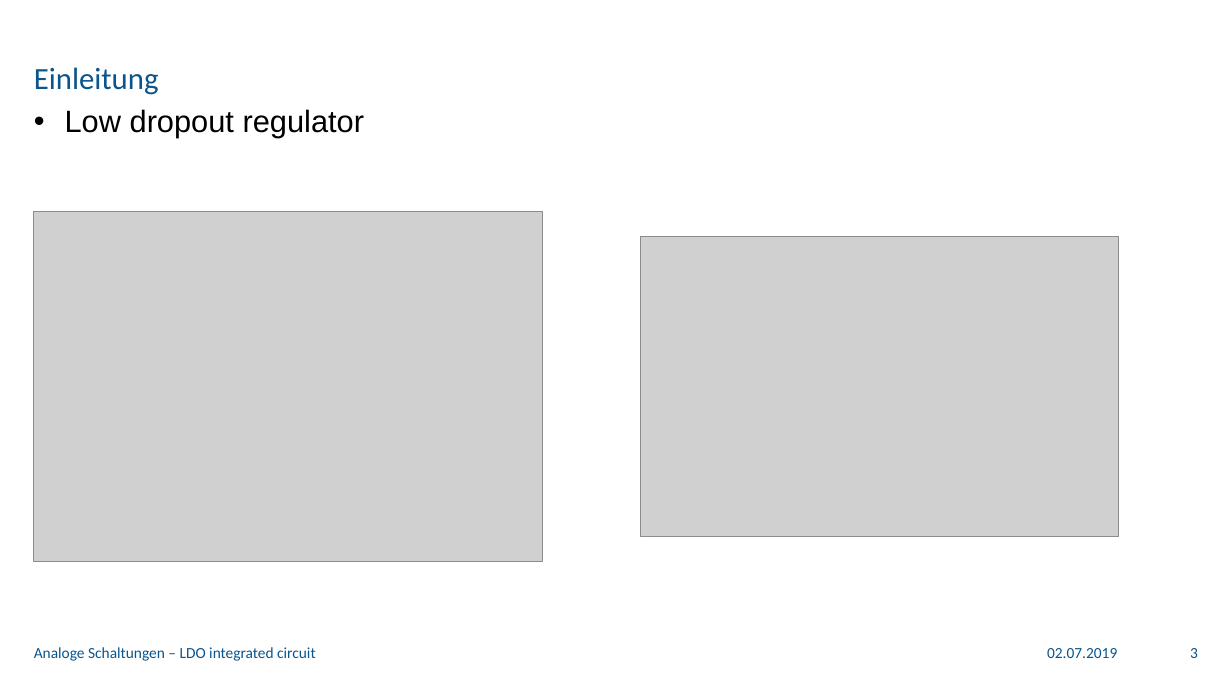
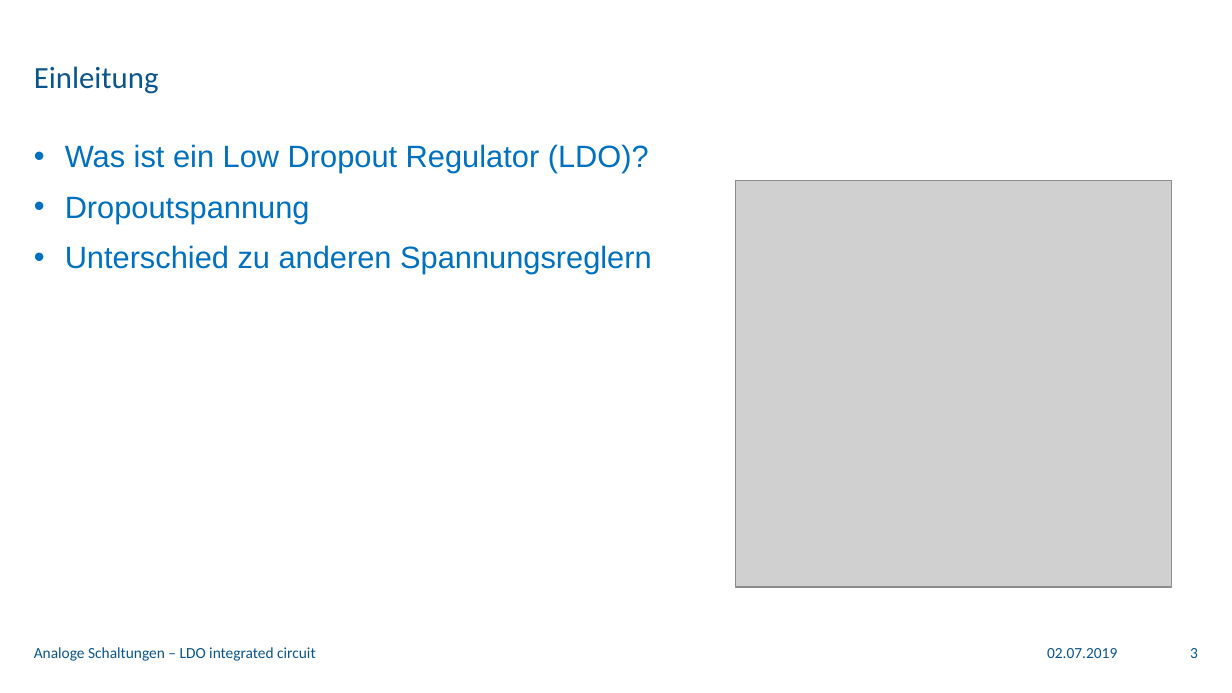
Before and after one commit to mimeiners/ASLK_PRO, a slide deck: slide 3 of docs/img/Experiment_11/Präsentation_ANS_LDO.pptx. Drawn at 1232x693 pixels with LibreOffice and Linux fonts; fonts in the diff are those of the drawing; grey boxes stand for pictures; background and template pictures are left out. Boxes give left, top, right and bottom in pixels: in the first picture for what was removed or moved away, otherwise in the second. Text is boxed around its words. In the diff, an @@ line names an element or a change of style, - is before the commit and + after.

```diff
--- a/docs/img/Experiment_11/Präsentation_ANS_LDO.pptx
+++ b/docs/img/Experiment_11/Präsentation_ANS_LDO.pptx
@@ text at (x1=65, y1=144, x2=652, y2=274): text changed; text colour #000000 to #0070C0 @@
-• Low dropout regulator
+• Was ist ein Low Dropout Regulator (LDO)?
+• Dropoutspannung
+• Unterschied zu anderen Spannungsreglern
@@ picture resized from (x1=641, y1=237, x2=1119, y2=537) to (x1=736, y1=180, x2=1172, y2=586) @@
@@ picture removed at (x1=33, y1=212, x2=542, y2=562) @@
```
Also in this commit, not shown: 7 other slides changed, 3 slides added, 2 slides removed, 5 other files.
